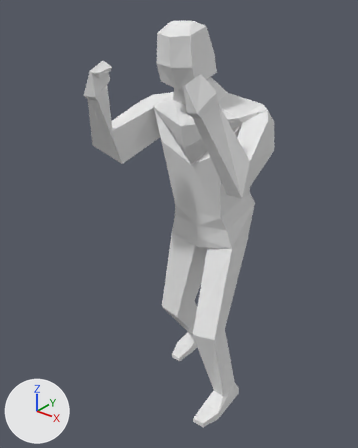
A saved change to the Blender file Games/Assets/Superhero/SuperheroRigged.blend.
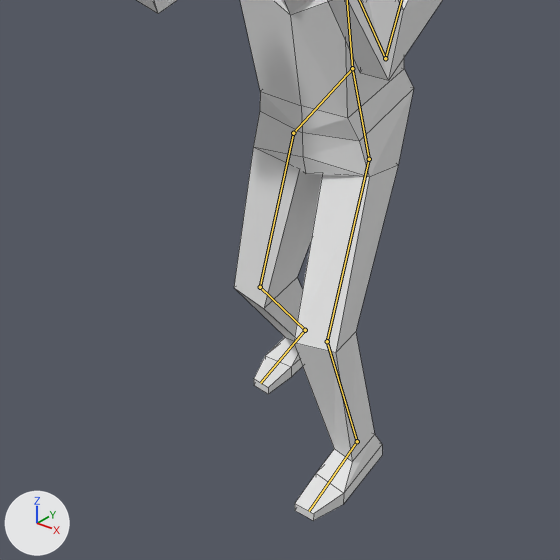
Each version appears first whole from a 50 mm camera at (9.6, -13.77, 14.95) aimed at (-0.42, -1.25, 7.19), and next in a close-up on the part from 11% to 92% of the width and 35% to 100% of the height. The lights are fixed; the arrows at lower left show +X, +Y and +Z. Both versions are drawn at frame 0 of the action 'FightStanceDefault'; the numbers are the values there. The bones that bend it are drawn over the model as lines in the close-ups. The close-ups show mesh edges as thin lines.

In view in the first close-up: 'Superhero'.
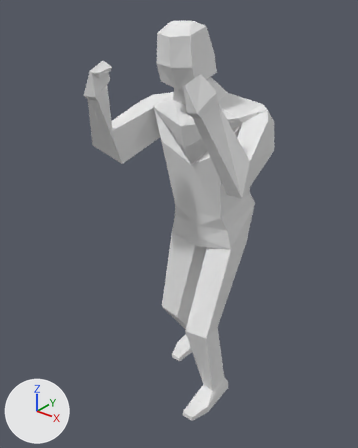
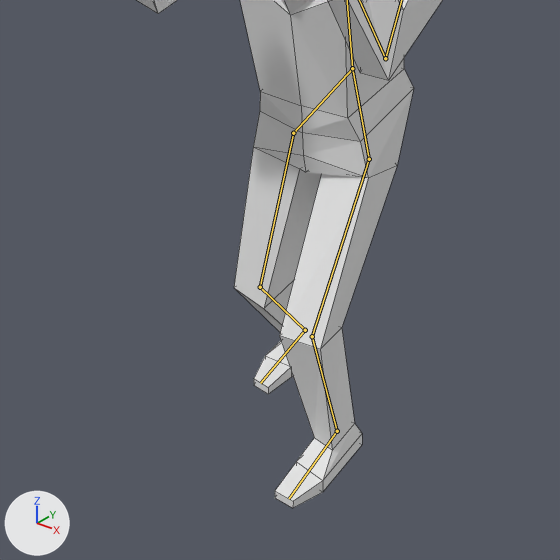
What the commit changed:
Bone 'Leg.IK.L' (bone_leg_ik_l) moves from (1.07, -1.3, -0.01) to (0.57, -1.3, -0.01).

What differs and where, as boxes [x1, y1, x2, y2] in the close-ups (560 x 560 px):
'Superhero', posed
    before: [137, 0, 442, 521]
    after: [137, 0, 442, 508]
